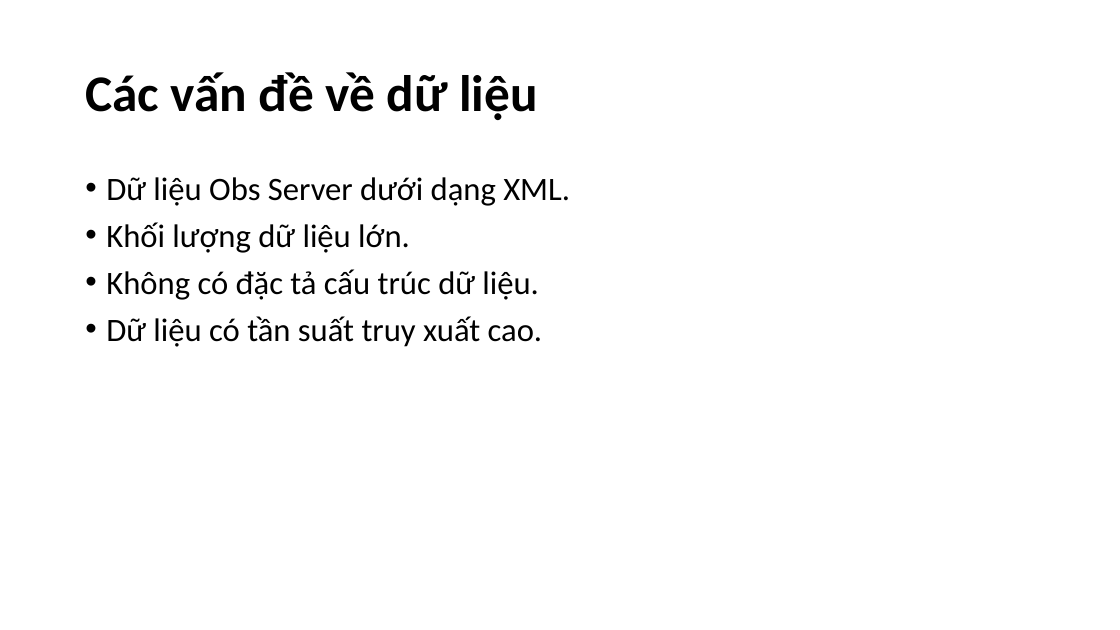
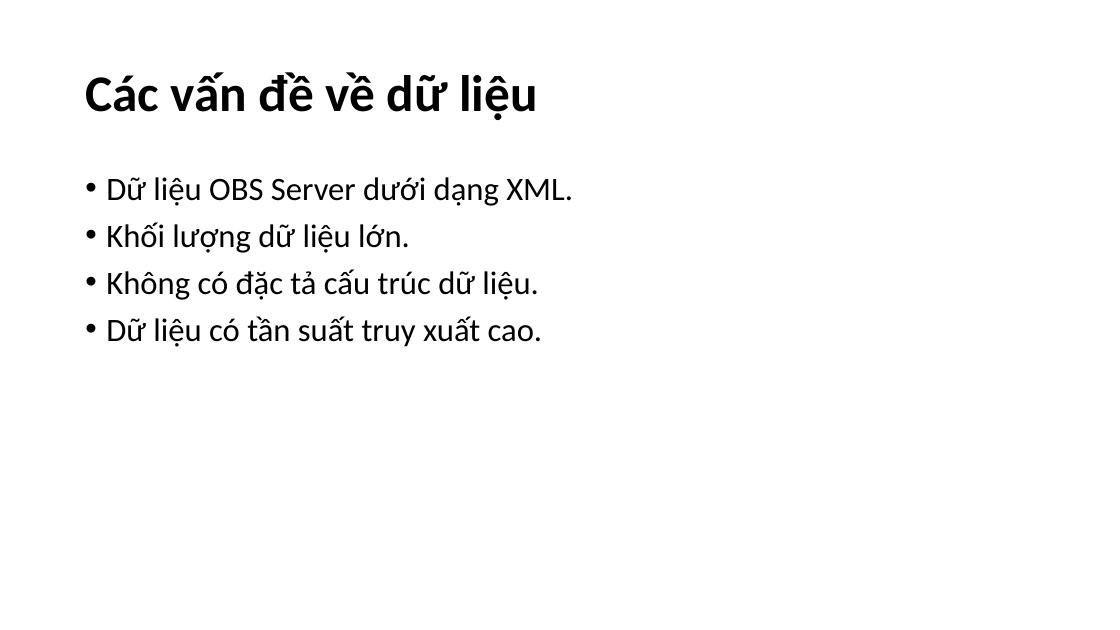
Before and after one commit to nguyenmanhphuc/DoAnA, a slide deck: slide 6 of BÁO CÁO THỰC TẬP.pptx (slide 8 before the commit). Drawn at 1120x630 pixels with LibreOffice and Linux fonts; fonts in the diff are those of the drawing. Boxes give left, top, right and bottom in pixels: in the first picture for what was removed or moved away, otherwise in the second. Text is boxed around its words. In the diff, an @@ line names an element or a change of style, - is before the commit and + after.

```diff
--- a/BÁO CÁO THỰC TẬP.pptx
+++ b/BÁO CÁO THỰC TẬP.pptx
@@ text at (106, 177, 573, 206): text changed @@
-• Dữ liệu Obs Server dưới dạng XML.
+• Dữ liệu OBS Server dưới dạng XML.
```
Also in this commit, not shown: 6 other slides changed, 2 slides removed.
